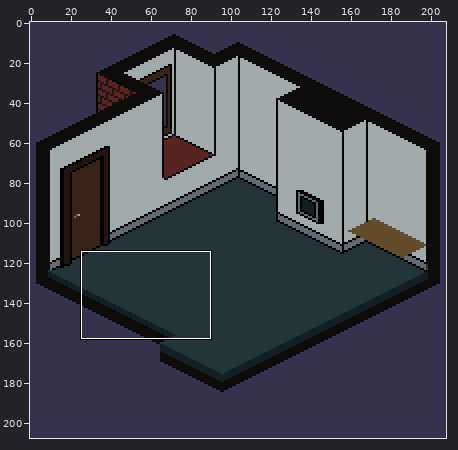
One commit to this pixel-art file: May_2021/IsometricLivingRoom.aseprite. Above: a wide view before the commit, with the close-up outlined.
Close-up. Old version:
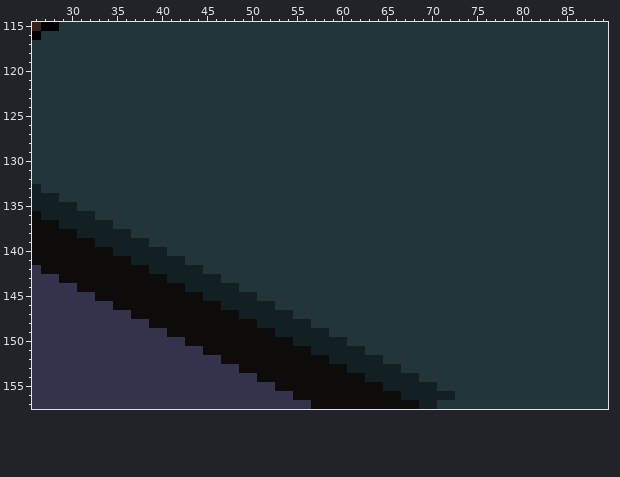
208x208 pixels, 1 frame. Shown: x 26..89, y 115..157. The commit also changed other parts of the picture, which this record leaves out.
New version:
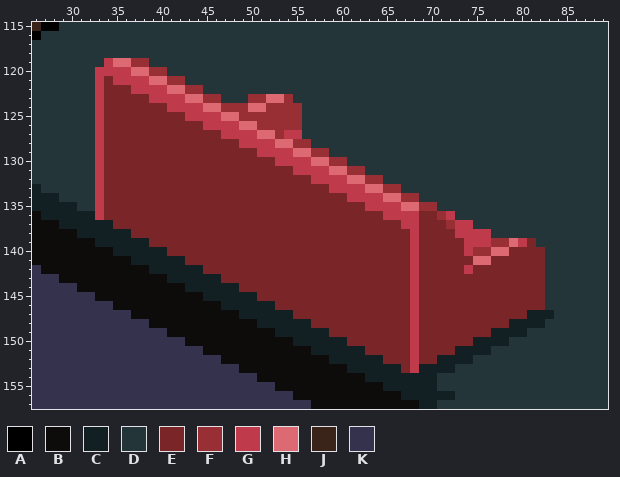
Palette (. is transparent): A #000000  B #0d0c0a  C #121f23  D #233539  E #7a2628  F #972f35  G #bf3b4b  H #dd6973  J #3a241a  K #34324d
Diff:
layer "Sofa" added
Layer "Sofa":
y 119: x 34..38 DDDDD -> GHHFF
y 120: x 33..40 DDDDDDDD -> GGGGHHFF
y 121: x 33..42 DDDDDDDDDD -> GEGGGGHHFF
y 122: x 33..44 DDDDDDDDDDDD -> GEEEGGGGHHFF
y 123: x 33..46 DDDDDDDDDDDDDD -> GEEEEEGGGGHHFF; x 50..54 DDDDD -> FFHHF
y 124: x 33..55 DDDDDDDDDDDDDDDDDDDDDDD -> GEEEEEEEGGGGHHFFFHHFFFF
y 125: x 33..55 DDDDDDDDDDDDDDDDDDDDDDD -> GEEEEEEEEEGGGGHHFFFFFFF
y 126: x 33..55 DDDDDDDDDDDDDDDDDDDDDDD -> GEEEEEEEEEEEGGGGHHFFFFF
y 127: x 33..55 DDDDDDDDDDDDDDDDDDDDDDD -> GEEEEEEEEEEEEEGGGGHHFGG
y 128: x 33..56 DDDDDDDDDDDDDDDDDDDDDDDD -> GEEEEEEEEEEEEEEEGGGGHHFF
y 129: x 33..58 DDDDDDDDDDDDDDDDDDDDDDDDDD -> GEEEEEEEEEEEEEEEEEGGGGHHFF
y 130: x 33..60 DDDDDDDDDDDDDDDDDDDDDDDDDDDD -> GEEEEEEEEEEEEEEEEEEEGGGGHHFF
y 131: x 33..62 DDDDDDDDDDDDDDDDDDDDDDDDDDDDDD -> GEEEEEEEEEEEEEEEEEEEEEGGGGHHFF
y 132: x 33..64 DDDDDDDDDDDDDDDDDDDDDDDDDDDDDDDD -> GEEEEEEEEEEEEEEEEEEEEEEEGGGGHHFF
y 133: x 33..66 DDDDDDDDDDDDDDDDDDDDDDDDDDDDDDDDDD -> GEEEEEEEEEEEEEEEEEEEEEEEEEGGGGHHFF
y 134: x 33..68 DDDDDDDDDDDDDDDDDDDDDDDDDDDDDDDDDDDD -> GEEEEEEEEEEEEEEEEEEEEEEEEEEEGGGGHHFF
y 135: x 33..70 DDDDDDDDDDDDDDDDDDDDDDDDDDDDDDDDDDDDDD -> GEEEEEEEEEEEEEEEEEEEEEEEEEEEEEGGGGHHFF
y 136: x 33..72 DDDDDDDDDDDDDDDDDDDDDDDDDDDDDDDDDDDDDDDD -> GEEEEEEEEEEEEEEEEEEEEEEEEEEEEEEEGGGGEEFG
y 137: x 35..74 DDDDDDDDDDDDDDDDDDDDDDDDDDDDDDDDDDDDDDDD -> EEEEEEEEEEEEEEEEEEEEEEEEEEEEEEEEGGEEEFGG
y 138: x 37..76 DDDDDDDDDDDDDDDDDDDDDDDDDDDDDDDDDDDDDDDD -> EEEEEEEEEEEEEEEEEEEEEEEEEEEEEEEGEEEEGGGG
y 139: x 39..81 DDDDDDDDDDDDDDDDDDDDDDDDDDDDDDDDDDDDDDDDDDD -> EEEEEEEEEEEEEEEEEEEEEEEEEEEEEGEEEEEGGGFFHGE
y 140: x 41..82 DDDDDDDDDDDDDDDDDDDDDDDDDDDDDDDDDDDDDDDDDD -> EEEEEEEEEEEEEEEEEEEEEEEEEEEGEEEEEGFFHHEEEE
y 141: x 43..82 DDDDDDDDDDDDDDDDDDDDDDDDDDDDDDDDDDDDDDDD -> EEEEEEEEEEEEEEEEEEEEEEEEEGEEEEEEHHEEEEEE
y 142: x 45..82 DDDDDDDDDDDDDDDDDDDDDDDDDDDDDDDDDDDDDD -> EEEEEEEEEEEEEEEEEEEEEEEGEEEEEGEEEEEEEE
y 143: x 47..82 DDDDDDDDDDDDDDDDDDDDDDDDDDDDDDDDDDDD -> EEEEEEEEEEEEEEEEEEEEEGEEEEEEEEEEEEEE
y 144: x 49..82 DDDDDDDDDDDDDDDDDDDDDDDDDDDDDDDDDD -> EEEEEEEEEEEEEEEEEEEGEEEEEEEEEEEEEE
y 145: x 51..82 DDDDDDDDDDDDDDDDDDDDDDDDDDDDDDDD -> EEEEEEEEEEEEEEEEEGEEEEEEEEEEEEEE
y 146: x 53..82 DDDDDDDDDDDDDDDDDDDDDDDDDDDDDD -> EEEEEEEEEEEEEEEGEEEEEEEEEEEEEE
y 147: x 55..83 DDDDDDDDDDDDDDDDDDDDDDDDDDDDD -> EEEEEEEEEEEEEGEEEEEEEEEEEECCC
y 148: x 57..82 DDDDDDDDDDDDDDDDDDDDDDDDDD -> EEEEEEEEEEEGEEEEEEEEEECCCC
y 149: x 59..80 DDDDDDDDDDDDDDDDDDDDDD -> EEEEEEEEEGEEEEEEEECCCC
y 150: x 61..78 DDDDDDDDDDDDDDDDDD -> EEEEEEEGEEEEEECCCC
y 151: x 63..76 DDDDDDDDDDDDDD -> EEEEEGEEEECCCC
y 152: x 65..74 DDDDDDDDDD -> EEEGEECCCC
y 153: x 67..72 DDDDDD -> EGCCCC
y 154: x 69..70 DD -> CC
Boxes around the changes in both close-ups, in picture pixels (x1, y1, x2, y2):
changed: (95, 58, 554, 382)
